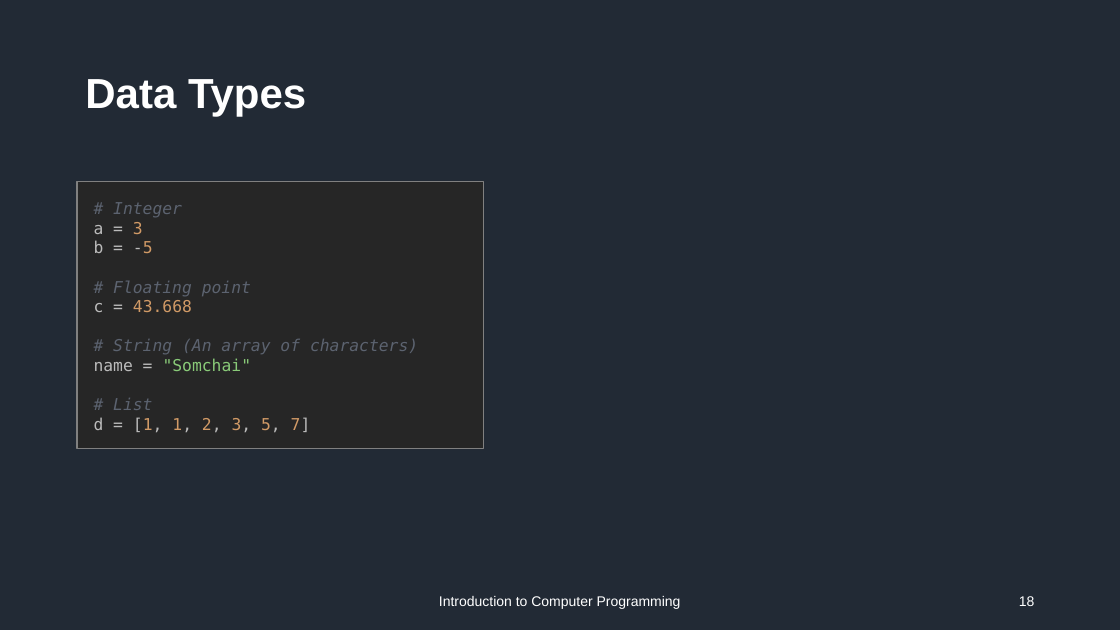
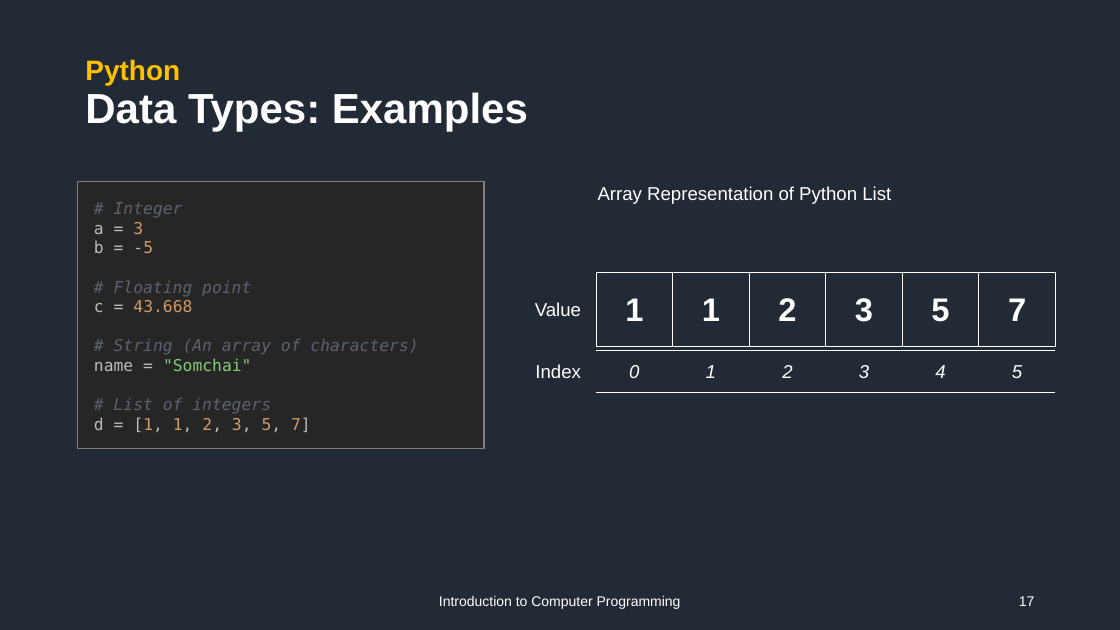
Before and after one commit to vtneil/course-comp101, a slide deck: slide 17 of ppt/Week01_Introduction.pptx (slide 18 before the commit). Drawn at 1120x630 pixels with LibreOffice and Linux fonts; fonts in the diff are those of the drawing. Boxes give left, top, right and bottom in pixels: in the first picture for what was removed or moved away, otherwise in the second. Text is boxed around its words. In the diff, an @@ line names an element or a change of style, - is before the commit and + after.

```diff
--- a/ppt/Week01_Introduction.pptx
+++ b/ppt/Week01_Introduction.pptx
@@ title at (85, 59, 528, 131): text changed @@
-Data Types
+Python
+Data Types: Examples
@@ text in rectangle at (94, 202, 418, 433): text changed @@
-# Integer
-a = 3
-b = -5
-# Floating point
-c = 43.668
-# String (An array of characters)
-name = "Somchai"
-# List
-d = [1, 1, 2, 3, 5, 7]
+# Integer
+a = 3
+b = -5
+# Floating point
+c = 43.668
+# String (An array of characters)
+name = "Somchai"
+# List of integers
+d = [1, 1, 2, 3, 5, 7]
@@ text added at (598, 186, 891, 204), 16 pt, text #FFFFFF @@
+Array Representation of Python List
@@ table added at (597, 273, 1055, 347), 1 rows, 6 columns @@
+1 | 1 | 2 | 3 | 5 | 7
@@ text added at (535, 302, 581, 316), 16 pt, text #FFFFFF @@
+Value
@@ table added at (597, 351, 1055, 392), 1 rows, 6 columns @@
+0 | 1 | 2 | 3 | 4 | 5
@@ text added at (535, 364, 581, 378), 16 pt, text #FFFFFF @@
+Index
@@ page number at (1019, 596, 1035, 606): text changed @@
-18
+17
```
Also in this commit, not shown: 5 other slides changed, 4 slides added, 2 slides removed, 17 other files.
